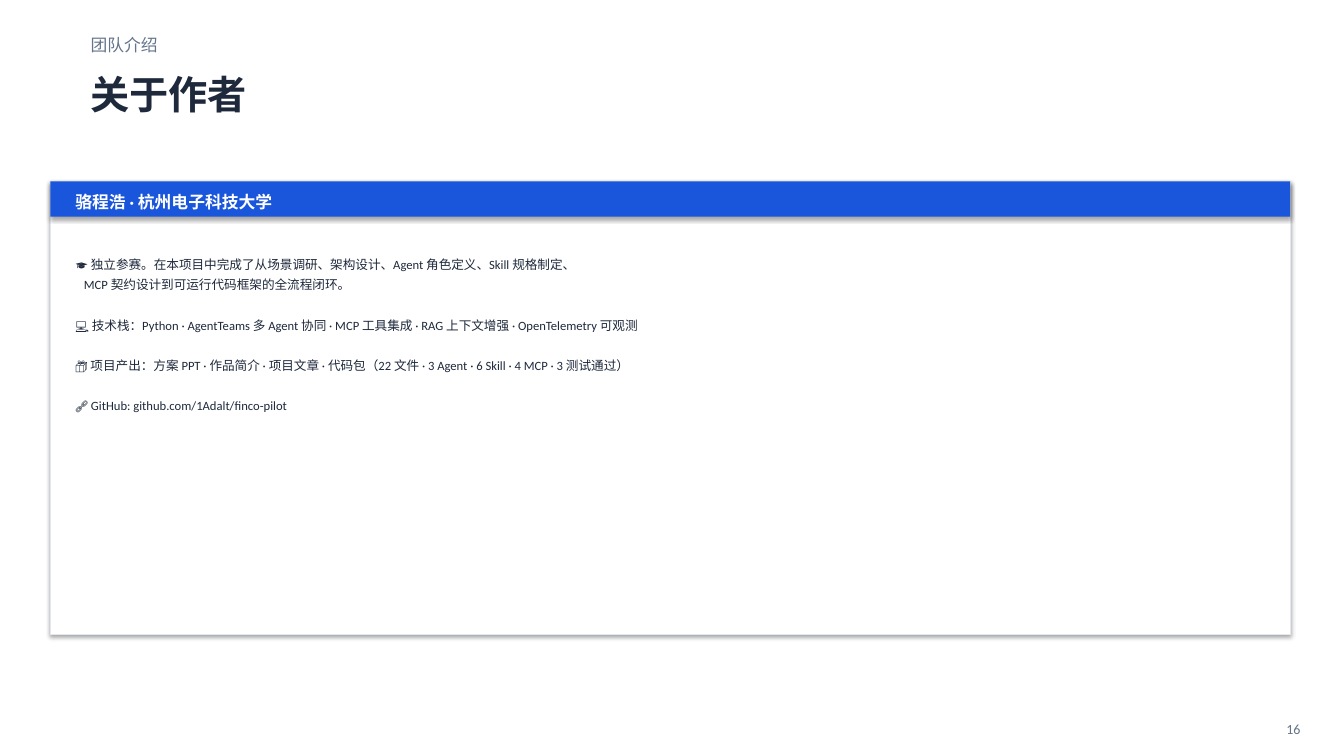
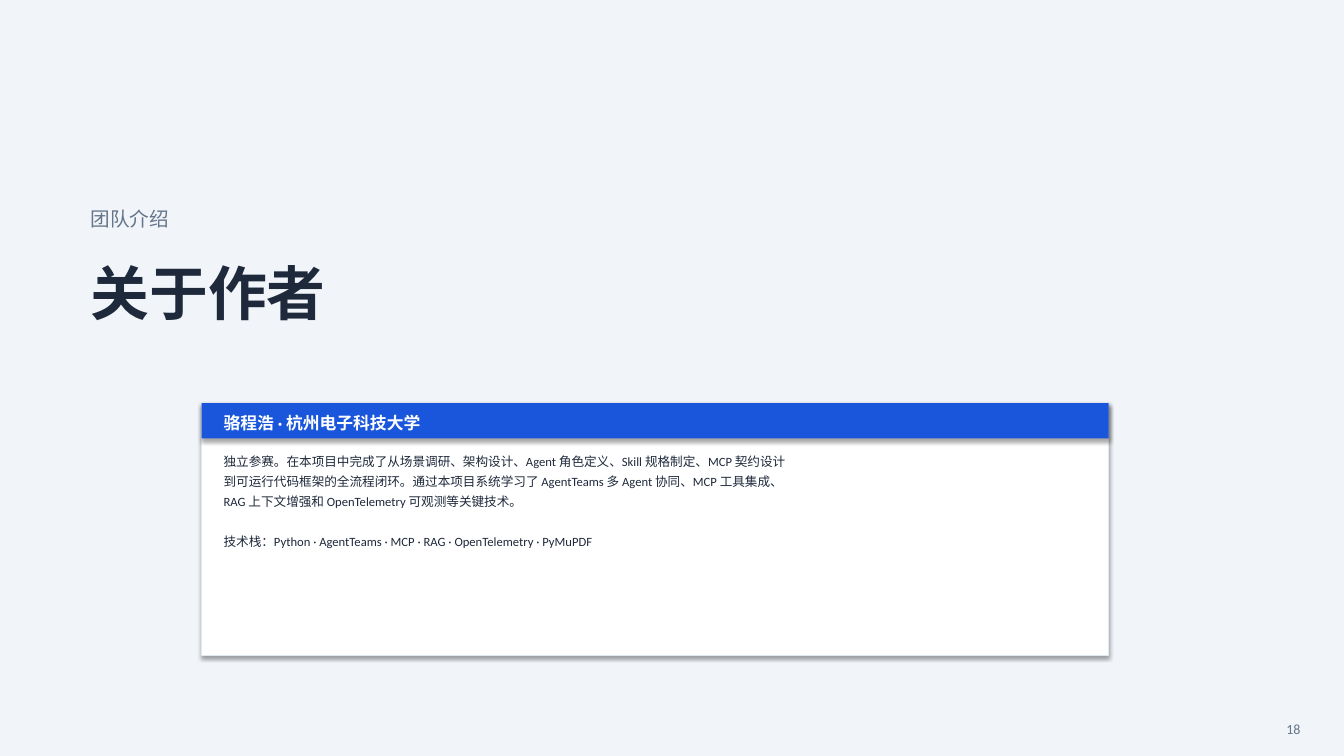
Before and after one commit to 1Adalt/finco-pilot, a slide deck: slide 18 of v2-3agent/FinCopilot初赛方案-3Agent.pptx (slide 16 before the commit). Drawn at 1344x756 pixels with LibreOffice and Linux fonts; fonts in the diff are those of the drawing. Boxes give left, top, right and bottom in pixels: in the first picture for what was removed or moved away, otherwise in the second. Text is boxed around its words. In the diff, an @@ line names an element or a change of style, - is before the commit and + after.

Commit message:
feat: 补强 PPT(19页) + README运行证据 — Skill失败处理/可观测/MCP契约/4项能力

```diff
--- a/v2-3agent/FinCopilot初赛方案-3Agent.pptx
+++ b/v2-3agent/FinCopilot初赛方案-3Agent.pptx
@@ background #FFFFFF to #F1F5F9 @@
@@ rectangle removed at (50, 181, 1291, 217) @@
@@ text "团队介绍": place and size @@
-text "团队介绍" at (91, 37, 158, 53)
+text "团队介绍" at (91, 209, 170, 228)
@@ text "团队介绍" at (91, 209, 170, 228): size 12 to 14 pt @@
@@ text "关于作者": place and size @@
-text "关于作者" at (91, 75, 248, 113)
+text "关于作者" at (91, 265, 326, 321)
@@ text "关于作者" at (91, 265, 326, 321): size 28 to 42 pt @@
@@ text removed at (84, 278, 351, 290) @@
-MCP 契约设计到可运行代码框架的全流程闭环。
@@ text removed at (92, 319, 638, 332) @@
-💻 技术栈：Python · AgentTeams 多 Agent 协同 · MCP 工具集成 · RAG 上下文增强 · OpenTelemetry 可观测
@@ text removed at (90, 359, 629, 372) @@
-📦 项目产出：方案 PPT · 作品简介 · 项目文章 · 代码包（22 文件 · 3 Agent · 6 Skill · 4 MCP · 3 测试通过）
@@ text removed at (91, 401, 287, 412) @@
-🔗 GitHub: github.com/1Adalt/finco-pilot
@@ rectangle: place and size @@
-rectangle at (50, 181, 1291, 635)
+rectangle at (202, 403, 1109, 655)
@@ rectangle added at (202, 403, 1109, 439), fill #1A56DB @@
@@ text "骆程浩 · 杭州电子科技大学": place and size @@
-text "骆程浩 · 杭州电子科技大学" at (75, 193, 272, 210)
+text "骆程浩 · 杭州电子科技大学" at (224, 414, 420, 431)
@@ text at (224, 455, 785, 468): text changed @@
-🎓 独立参赛。在本项目中完成了从场景调研、架构设计、Agent 角色定义、Skill 规格制定、
+独立参赛。在本项目中完成了从场景调研、架构设计、Agent 角色定义、Skill 规格制定、MCP 契约设计
@@ text added at (224, 475, 783, 488), 9 pt, text #1E293B @@
+到可运行代码框架的全流程闭环。通过本项目系统学习了 AgentTeams 多 Agent 协同、MCP 工具集成、
@@ text added at (224, 495, 522, 508), 9 pt, text #1E293B @@
+RAG 上下文增强和 OpenTelemetry 可观测等关键技术。
@@ text added at (224, 535, 592, 548), 9 pt, text #1E293B @@
+技术栈：Python · AgentTeams · MCP · RAG · OpenTelemetry · PyMuPDF
@@ text at (1286, 724, 1300, 734): text changed @@
-16
+18
```
Also in this commit, not shown: 13 other slides changed, 5 slides added, 3 slides removed, 2 other files.
